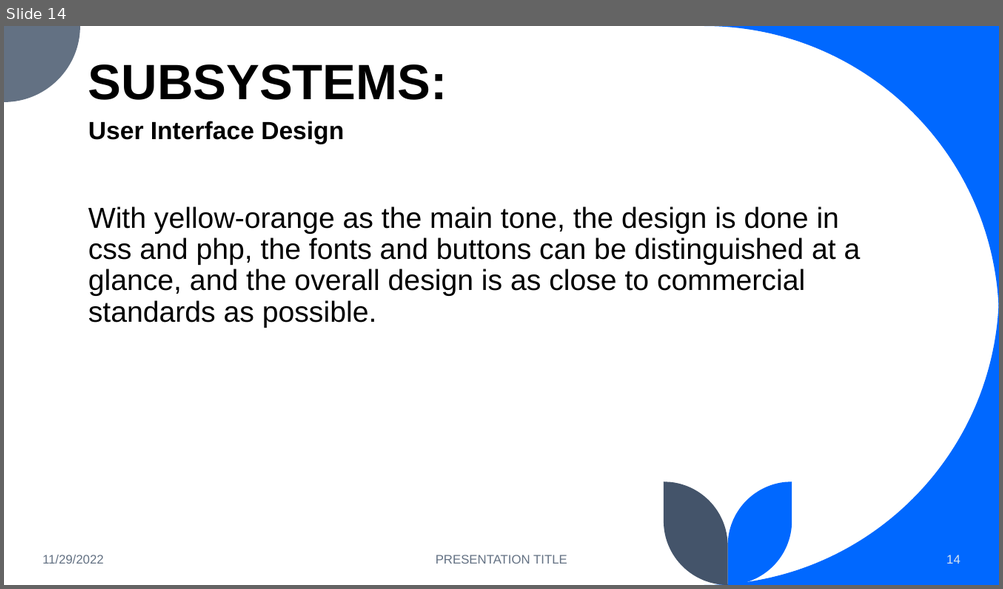
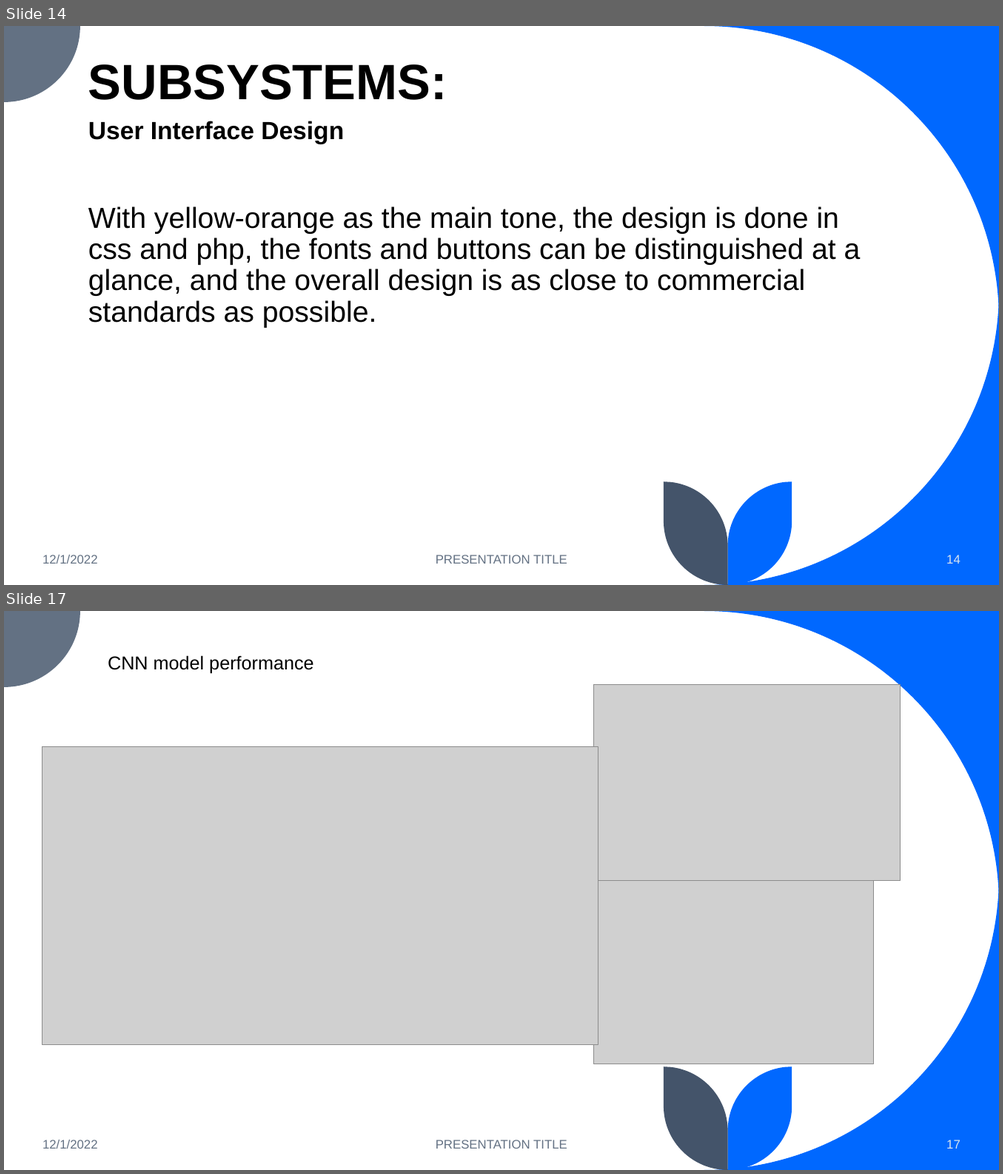
Before and after one commit to atraylo/Popcorn, a slide deck: docs/csc490 POPCORN final presentation.pptx. Shown one above the other, each under a label of ours: slide 14 before the commit, slides 14 and 17 after it; the slides between them are not shown. The pictures are 1003x589 and 1003x1174 pixels, drawn with LibreOffice and Linux fonts; fonts in the diff are those of the drawing; grey boxes stand for pictures. Boxes give left, top, right and bottom in pixels: in the first picture for what was removed or moved away, otherwise in the second. Text is boxed around its words. In the diff, an @@ line names an element or a change of style, - is before the commit and + after.

```diff
--- a/docs/csc490 POPCORN final presentation.pptx
+++ b/docs/csc490 POPCORN final presentation.pptx
@@ slide 17 added at (4, 611, 999, 1170), background #FFFFFF; not listed: 5 template elements that a slide beside it also shows @@
@@ text added at (108, 655, 313, 674), 18 pt, text #000000 @@
+CNN model performance
@@ picture added at (594, 684, 900, 880) @@
@@ picture added at (42, 747, 598, 1045) @@
@@ picture added at (594, 880, 874, 1064) @@
@@ text added at (42, 1140, 98, 1149), 12 pt, text #637183 @@
+12/1/2022
@@ text added at (435, 1140, 567, 1149), 12 pt, text #637183 @@
+PRESENTATION TITLE
@@ page number added at (946, 1140, 960, 1149), 12 pt, text #DAE5EF @@
+17
@@ slide 14 changed as well @@
@@ text at (42, 555, 98, 564): text changed @@
-11/29/2022
+12/1/2022
```
Also in this commit, not shown: 12 other slides changed, 2 other slides added.
